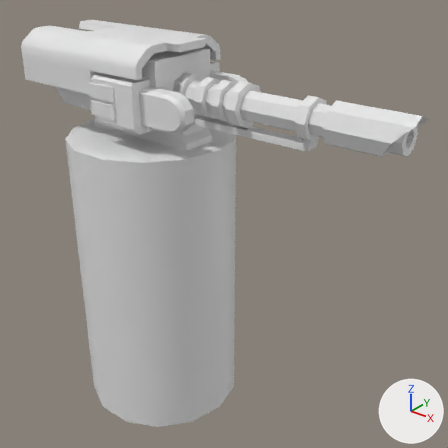
What one commit did to the glTF model assets/models/turret2.glb.
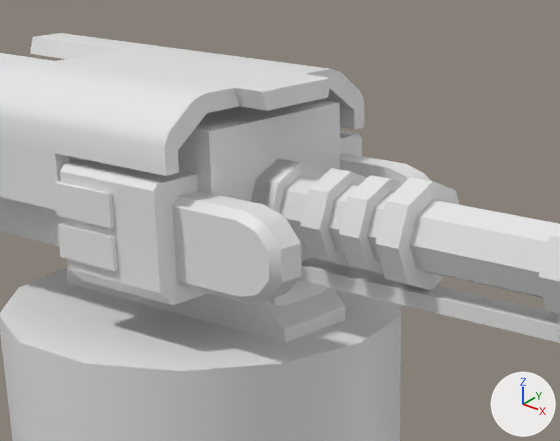
Each version is shown whole from a camera (50 mm lens) standing at (4.8, -4.77, 3.33) and looking at (0.85, 0.18, 0.26), then close up on the part from 15% to 68% of the width and 1% to 43% of the height. The lights are fixed; the arrows at lower right show +X, +Y and +Z. Vertices at the same position are counted once.

Objects in the first close-up: 'turret2'.
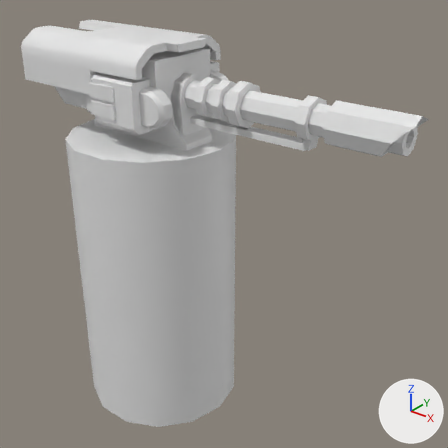
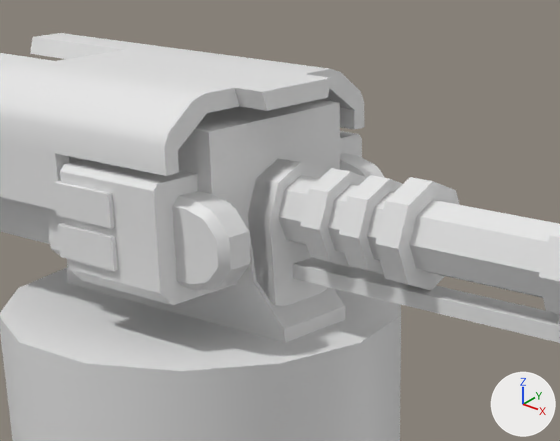
The newer file is also turned or shifted as a whole; pictures and numbers use the older file's frame.

Patch to the scene script:
```diff
--- a/assets/models/turret2.glb.py
+++ b/assets/models/turret2.glb.py
@@ me_turret2 @@
 me_turret2.from_pydata(...)  # 492 vertices, 906 faces; spans x -1.42..3.02, y -0.94..0.92, z -2.23..2.27
 # used by ob_turret2; location = (0.0, 0.0, 0.0)
+# me_turret2 part 1: the loose piece of 36 vertices spanning x -0.14..0.96, y -0.58..-0.43, z 1.48..1.87 is moved by (-0.28, 0.0, 0.0)
+# me_turret2 part 2: the loose piece of 36 vertices spanning x -0.14..0.96, y 0.41..0.56, z 1.48..1.87 is moved by (-0.28, 0.0, 0.0)
```

Pixel boxes (x1, y1, x2, y2) of what changed, in the close-ups (560 x 441 px; the box of a moved part takes in the faces that stretch with it):
part 1 of me_turret2, moved or reshaped: before (172, 191, 302, 303); after (47, 191, 250, 291)
part 2 of me_turret2, moved or reshaped: before (340, 153, 431, 184); after (340, 153, 385, 178)
